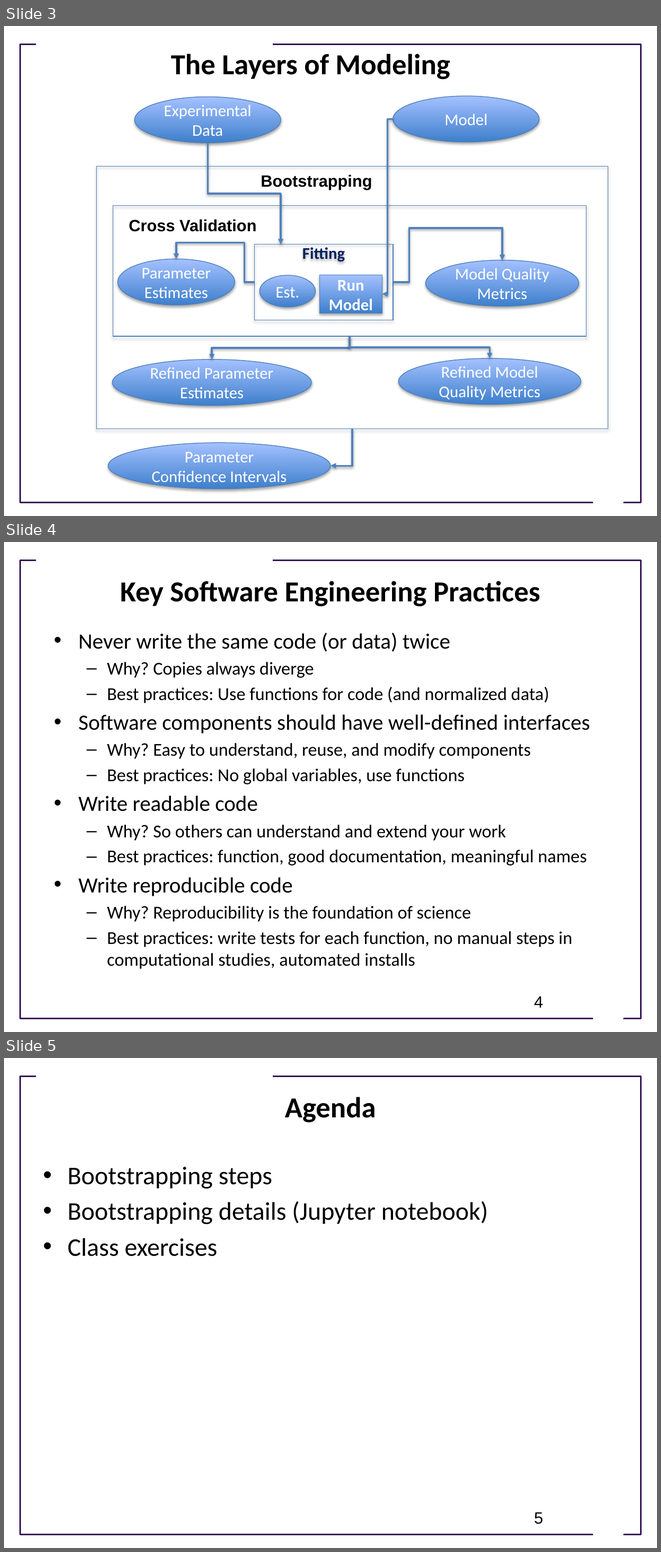
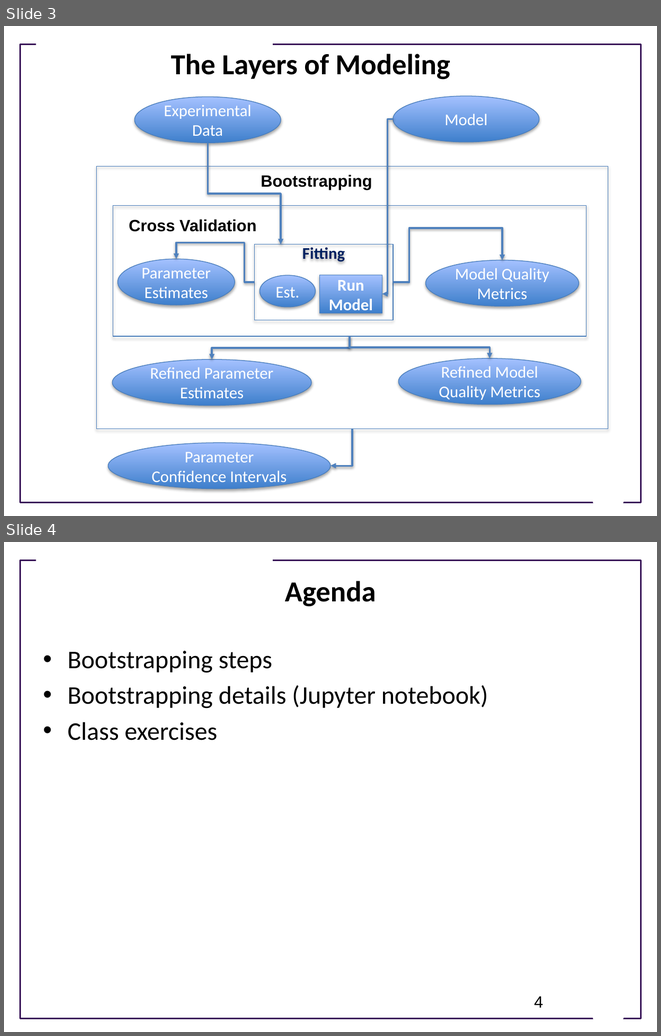
Before and after one commit to ModelEngineering/advancing-biomedical-models, a slide deck: lectures/lecture_11/Lecture_11_Parameter_Confidence_Intervals_With_Bootstrapping.pptx. Shown one above the other, each under a label of ours: slides 3, 4 and 5 before the commit, slides 3 and 4 after it. The pictures are 661x1552 and 661x1036 pixels, drawn with LibreOffice and Linux fonts; fonts in the diff are those of the drawing; background and template pictures are left out. Boxes give left, top, right and bottom in pixels: in the first picture for what was removed or moved away, otherwise in the second. Text is boxed around its words. In the diff, an @@ line names an element or a change of style, - is before the commit and + after.

```diff
--- a/lectures/lecture_11/Lecture_11_Parameter_Confidence_Intervals_With_Bootstrapping.pptx
+++ b/lectures/lecture_11/Lecture_11_Parameter_Confidence_Intervals_With_Bootstrapping.pptx
@@ slide 4 removed at bbox=[4, 542, 657, 1032], background #FFFFFF; not listed: 3 template elements that a slide beside it also shows @@
@@ title removed at bbox=[120, 581, 540, 607] @@
-Key Software Engineering Practices
@@ text removed at bbox=[78, 633, 590, 947] @@
-• Never write the same code (or data) twice
-  – Why? Copies always diverge
-  – Best practices: Use functions for code (and normalized data)
-• Software components should have well-defined interfaces
-  – Why? Easy to understand, reuse, and modify components
-  – Best practices: No global variables, use functions
-• Write readable code
-  – Why? So others can understand and extend your work
-  – Best practices: function, good documentation, meaningful names
-• Write reproducible code
-  – Why? Reproducibility is the foundation of science
-  – Best practices: write tests for each function, no manual steps in computational studies, automated installs
@@ page number removed at bbox=[534, 996, 543, 1007] @@
-4
@@ what was slide 5 is now slide 4 @@
@@ page number at bbox=[534, 996, 543, 1007]: text changed @@
-5
+4
```
Also in this commit, not shown: 3 slides changed, 4 slides added, 1 other slide removed.
